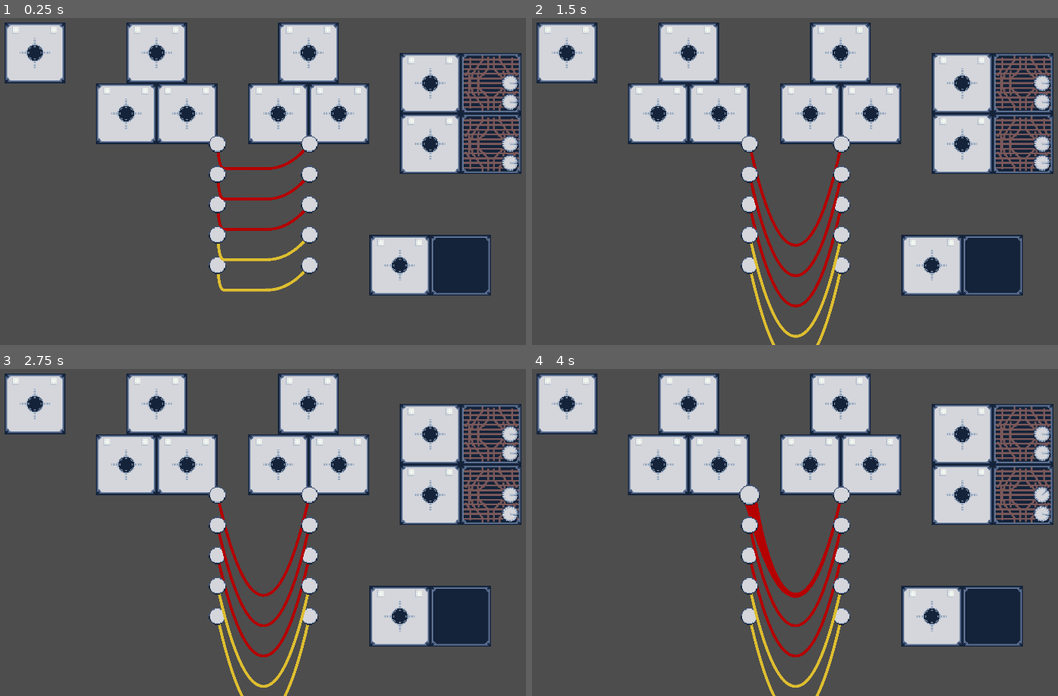
Above: before the commit, frames 1-4 (two rows, left to right).
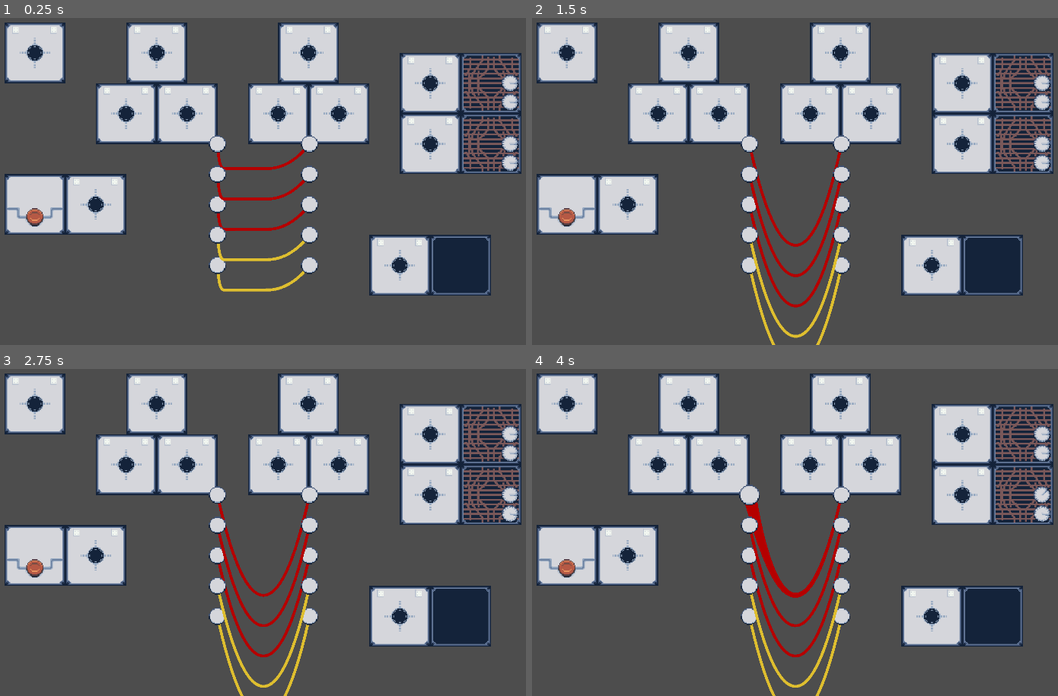
Above: after the commit, the same moments.

Repository: Smitner-Studio/operator-game
Game: Godot game, scene res://Main.tscn
Same seed, same stepped clock (60 frames per second), same inputs: the game is played once before the commit and once after it.
Inputs (mouse positions are in pixels of both pictures, inside the frame that each line leads up to):
- Up to frame 1 (0.25 s): no input
- Up to frame 2 (1.5 s): tap Enter (ui_accept) at 0.5, 0.77, 0.8, 1.07, 1.35 s; move the mouse to (1042, 103) at 0.52 s; tap Space (ui_select) at 0.6 s; click (1042, 103) at 0.67 s; move the mouse to (1042, 83) at 1.27 s; click (1042, 83) at 1.42 s
- Up to frame 3 (2.75 s): tap Enter (ui_accept) at 1.52, 1.82, 2.3 s; tap Space (ui_select) at 1.55 s; move the mouse to (510, 512) at 2.02 s; tap Mouse wheel down (scroll_down) at 2.1 s; click (510, 512) at 2.17 s
- Up to frame 4 (4 s): tap Enter (ui_accept) at 2.75, 3.02, 3.32, 3.5, 3.77, 3.8 s; move the mouse to (1042, 496) at 2.77 s; tap Mouse wheel up (scroll_up) at 2.85 s; click (1042, 496) at 2.92 s; tap Space (ui_select) at 3.05, 3.6 s; move the mouse to (747, 496) at 3.52 s; click (747, 496) at 3.67 s

The runs differ from the first frame. In frame 1, 4.3% of the frame differs, in the area x 0-25%, y 47-67%; in frame 2, 4.3%; in frame 3, 4.3%; in frame 4, 4.3%.

Commit message:
Add manual pressing

Diff:
--- a/Main.tscn
+++ b/Main.tscn
@@ -6,6 +6,7 @@
 [ext_resource type="PackedScene" uid="uid://bvb6jamteg61b" path="res://SpeakerSocket.tscn" id="4_3os0g"]
 [ext_resource type="Script" path="res://scripts/MorseCodeEncoder.gd" id="5_3qdlp"]
 [ext_resource type="PackedScene" uid="uid://dh6q0ydy17h28" path="res://DecoderSocket.tscn" id="5_jiu0s"]
+[ext_resource type="PackedScene" uid="uid://hle42j32tprb" path="res://ManualOutputSocket.tscn" id="7_bxa4c"]
 
 [node name="World" type="Node2D"]
 
@@ -23,6 +24,9 @@
 
 [node name="DecoderSocket" parent="." instance=ExtResource("5_jiu0s")]
 position = Vector2(256, 192)
+
+[node name="ManualOutputSocket" parent="." instance=ExtResource("7_bxa4c")]
+position = Vector2(-384, 64)
 
 [node name="Output" parent="." instance=ExtResource("1_ikual")]
 position = Vector2(-512, -256)
--- /dev/null
+++ b/ManualOutputSocket.tscn
@@ -0,0 +1,30 @@
+[gd_scene load_steps=7 format=3 uid="uid://hle42j32tprb"]
+
+[ext_resource type="PackedScene" uid="uid://bwy6ncbvsjk5a" path="res://Socket.tscn" id="1_eo28v"]
+[ext_resource type="Script" path="res://scripts/ManualOutputSocket.gd" id="1_icjix"]
+[ext_resource type="Script" path="res://scripts/Button.gd" id="2_qhp1w"]
+[ext_resource type="Texture2D" uid="uid://47sh46fnmn7" path="res://sprites/button-Sheet.png" id="4_f5cww"]
+[ext_resource type="Script" path="res://scripts/ClickableArea.gd" id="4_hgbhv"]
+
+[sub_resource type="RectangleShape2D" id="RectangleShape2D_kkpqf"]
+size = Vector2(128, 128)
+
+[node name="ManualOutputSocket" type="Node2D"]
+script = ExtResource("1_icjix")
+
+[node name="Socket" parent="." instance=ExtResource("1_eo28v")]
+
+[node name="ManualMorseEmitter" type="Node2D" parent="."]
+position = Vector2(-128, 0)
+script = ExtResource("2_qhp1w")
+
+[node name="ClickableArea" type="Area2D" parent="ManualMorseEmitter"]
+script = ExtResource("4_hgbhv")
+
+[node name="Sprite2D" type="Sprite2D" parent="ManualMorseEmitter/ClickableArea"]
+scale = Vector2(2, 2)
+texture = ExtResource("4_f5cww")
+hframes = 2
+
+[node name="CollisionShape2D" type="CollisionShape2D" parent="ManualMorseEmitter/ClickableArea"]
+shape = SubResource("RectangleShape2D_kkpqf")
--- a/project.godot
+++ b/project.godot
@@ -22,6 +22,12 @@
 
 [input]
 
+ui_accept={
+"deadzone": 0.5,
+"events": [Object(InputEventKey,"resource_local_to_scene":false,"resource_name":"","device":0,"window_id":0,"alt_pressed":false,"shift_pressed":false,"ctrl_pressed":false,"meta_pressed":false,"pressed":false,"keycode":4194309,"physical_keycode":0,"key_label":0,"unicode":0,"echo":false,"script":null)
+, Object(InputEventKey,"resource_local_to_scene":false,"resource_name":"","device":0,"window_id":0,"alt_pressed":false,"shift_pressed":false,"ctrl_pressed":false,"meta_pressed":false,"pressed":false,"keycode":4194310,"physical_keycode":0,"key_label":0,"unicode":0,"echo":false,"script":null)
+]
+}
 scroll_up={
 "deadzone": 0.5,
 "events": [Object(InputEventMouseButton,"resource_local_to_scene":false,"resource_name":"","device":-1,"window_id":0,"a …(253 unchanged characters)…
--- /dev/null
+++ b/scripts/Button.gd
@@ -0,0 +1,17 @@
+extends Node2D
+
+@onready var click_area: ClickableArea = $ClickableArea
+
+signal pulse
+
+func _ready():
+	click_area.clicked.connect(emit_normalized_pulse)
+
+func emit_normalized_pulse(len: float):
+	print(len)
+	if len < MorseCodeSystem.short_pulse_duration:
+		pulse.emit(MorseCodeSystem.short_pulse_duration)
+		print(name + ': .')
+	else:
+		pulse.emit(MorseCodeSystem.long_pulse_duration)
+		print(name + ': -')
--- /dev/null
+++ b/scripts/ClickableArea.gd
@@ -0,0 +1,31 @@
+extends Area2D
+
+class_name ClickableArea
+
+var listening = false
+
+signal clicked
+
+var time_pressed = 0
+var time_of_press = 0
+
+@onready var sprite := $Sprite2D
+
+func _ready():
+	mouse_entered.connect(func(): listening = true)
+	mouse_exited.connect(func(): listening = false)
+
+func _input(event: InputEvent) -> void:
+	if not listening:
+		return
+
+	var mouse = event is InputEventMouseButton
+	var space = event.is_action("ui_select")
+
+	if (mouse and event.is_pressed()) or (space and event.is_pressed())  :
+			time_of_press = Time.get_ticks_msec()
+			sprite.frame = 1
+	if (mouse and event.is_released()) or (space and event.is_released()) :
+			time_pressed = Time.get_ticks_msec() - time_of_press
+			clicked.emit(time_pressed / 1000.0)
+			sprite.frame = 0
--- /dev/null
+++ b/scripts/ManualOutputSocket.gd
@@ -0,0 +1,7 @@
+extends Node2D
+
+@onready var output_socket := $Socket
+@onready var manual_emmiter := $ManualMorseEmitter
+
+func _ready():
+	manual_emmiter.pulse.connect(output_socket.emit_pulse)
--- a/scripts/MorseCodeDecoder.gd
+++ b/scripts/MorseCodeDecoder.gd
@@ -14,9 +14,6 @@
 	last_pulse_received_time = current_time
 	var pause_in_seconds = pause_duration * 0.001
 
-	if pause_in_seconds >= MorseCodeSystem.word_pause_duration and not is_last_separator(MorseCodeSystem.word_break):
-		append_separator(MorseCodeSystem.word_break)
-		print(name + ": word received")
 	if pause_in_seconds >= MorseCodeSystem.letter_pause_duration and not is_last_separator(MorseCodeSystem.letter_break):
 		append_separator(MorseCodeSystem.letter_break)
 		print(name + ": letter received")
--- a/scripts/MorseCodeSystem.gd
+++ b/scripts/MorseCodeSystem.gd
@@ -15,7 +15,7 @@
 static var inv_morse_code = MorseCodeSystem.invert_dictionary(morse_code)
 
 # Duration of a short and long pulse (dot and dash)
-static var short_pulse_duration = 0.05
+static var short_pulse_duration = 0.1
 static var long_pulse_duration = short_pulse_duration * 3
 
 static var letter_pause_duration = long_pulse_duration * 1.5
Not shown: 1 places in Main.tscn that only renumber resources
Binary file added: sprites/button-Sheet.png
Not shown, added: sprites/button-Sheet.png.import
Binary file added: sprites/button.aseprite
Binary file added: sprites/button.gif
Binary file added: sprites/button.png
Not shown, added: sprites/button.png.import
